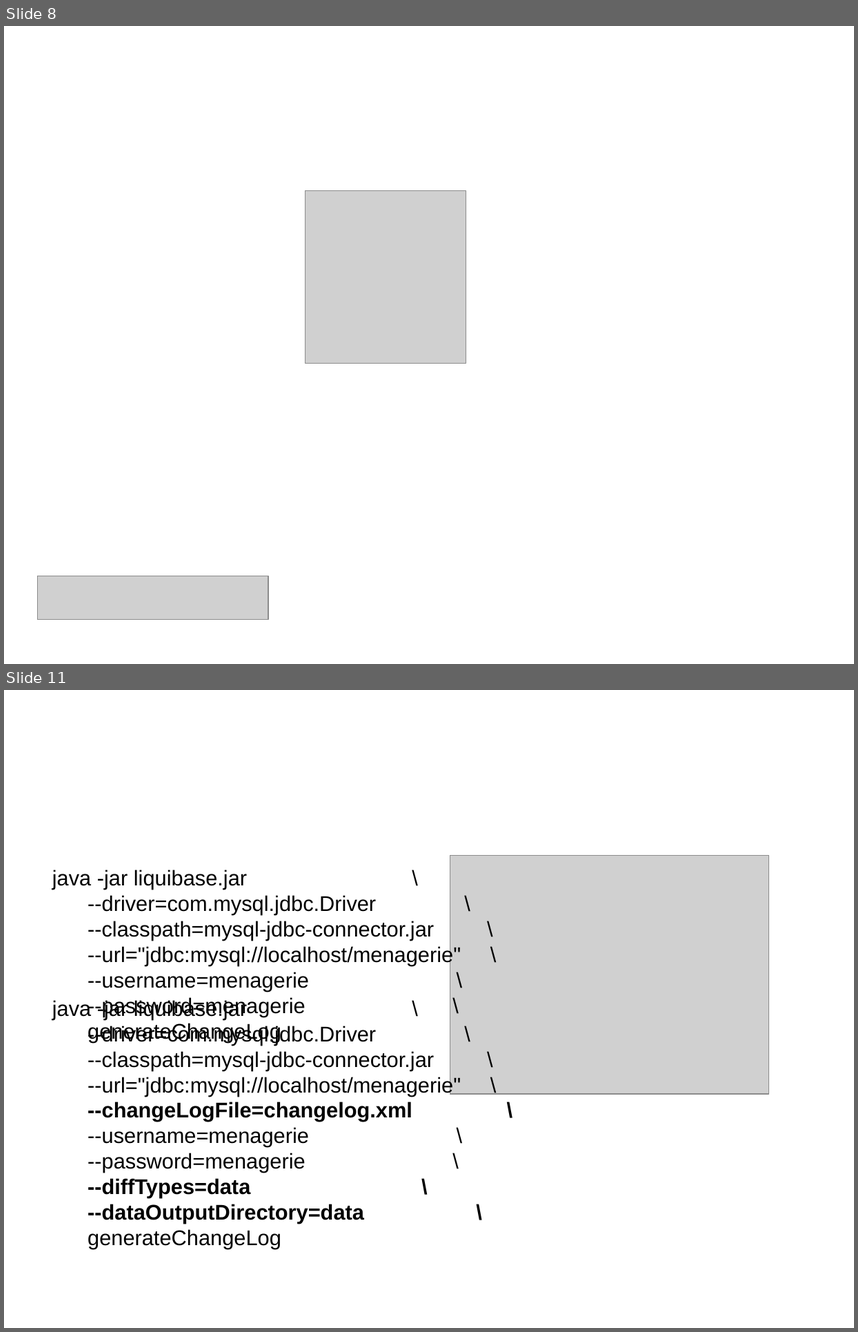
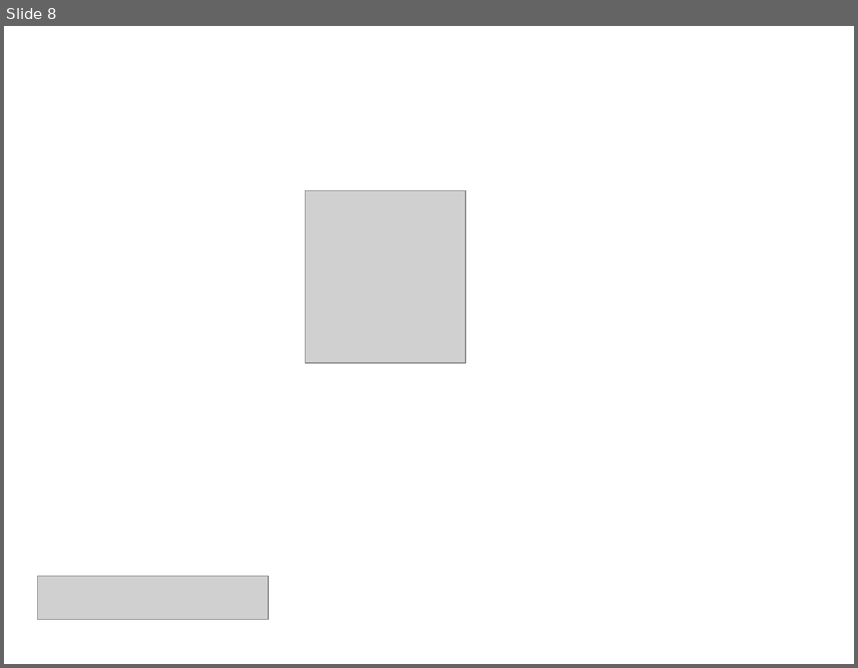
Before and after one commit to liquidemo/quickstart, a slide deck: LiquibaseKurs.pptx. Shown one above the other, each under a label of ours: slides 8 and 11 before the commit, slide 8 after it; the slides between them are not shown. The pictures are 858x1332 and 858x668 pixels, drawn with LibreOffice and Linux fonts; fonts in the diff are those of the drawing; grey boxes stand for pictures; background and template pictures are left out. Boxes give left, top, right and bottom in pixels: in the first picture for what was removed or moved away, otherwise in the second. Text is boxed around its words. In the diff, an @@ line names an element or a change of style, - is before the commit and + after.

```diff
--- a/LiquibaseKurs.pptx
+++ b/LiquibaseKurs.pptx
@@ slide 11 removed at box(4, 690, 854, 1328), background #FFFFFF @@
@@ text removed at box(41, 720, 777, 760) @@
-Generate Change Log
@@ picture removed at box(450, 855, 769, 1094) @@
@@ text removed at box(52, 869, 461, 1042) @@
-java -jar liquibase.jar \
---driver=com.mysql.jdbc.Driver \
---classpath=mysql-jdbc-connector.jar \
---url="jdbc:mysql://localhost/menagerie" \
---username=menagerie \
---password=menagerie \
-generateChangeLog
@@ text removed at box(52, 998, 461, 1249) @@
-java -jar liquibase.jar \
---driver=com.mysql.jdbc.Driver \
---classpath=mysql-jdbc-connector.jar \
---url="jdbc:mysql://localhost/menagerie" \
---changeLogFile=changelog.xml \
---username=menagerie \
---password=menagerie \
---diffTypes=data \
---dataOutputDirectory=data \
-generateChangeLog
```
Also in this commit, not shown: 7 slides changed, 9 slides added, 3 other slides removed, 32 other files.
